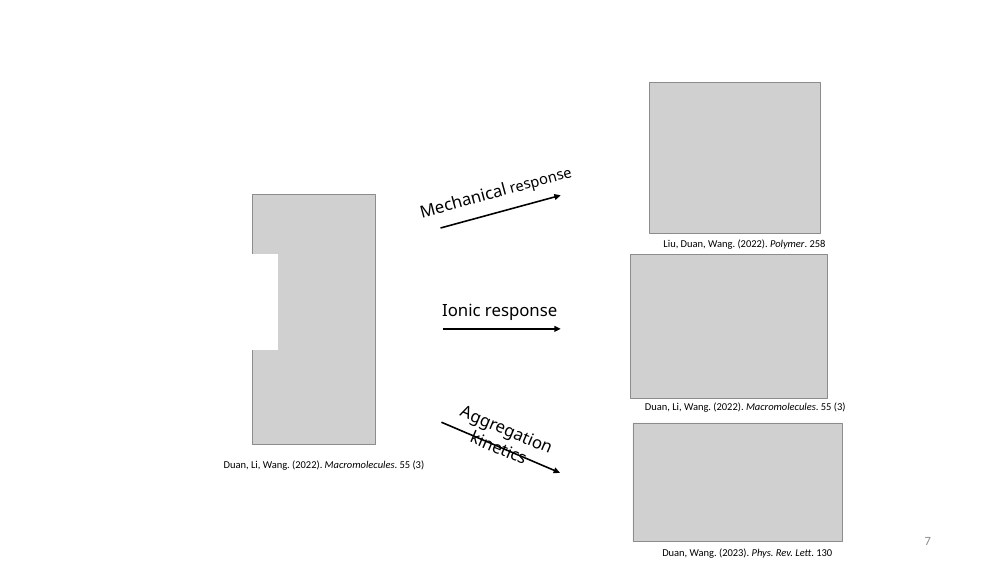
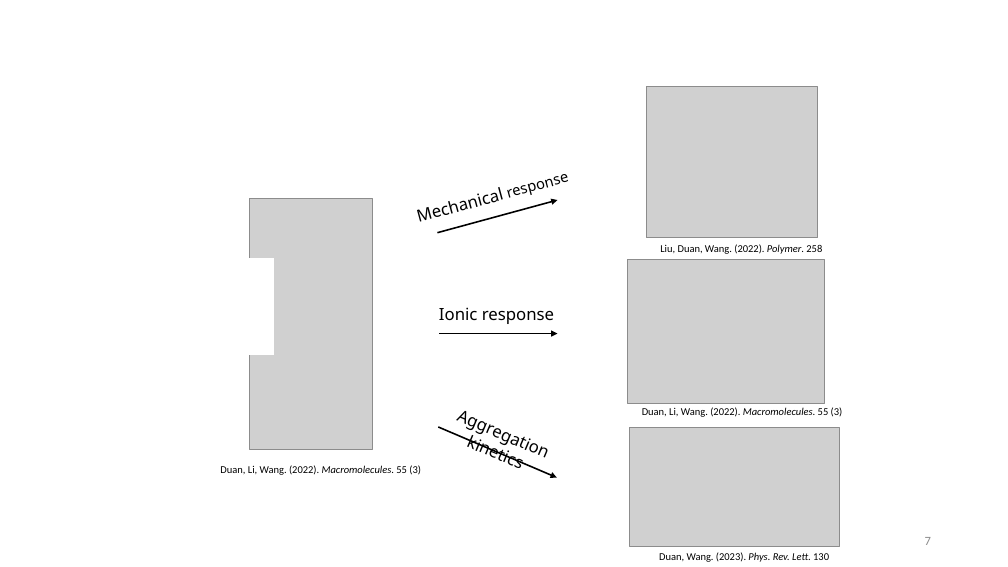
Before and after one commit to tyokokur/presentations, a slide deck: slide 7 of 20230427 CBE Student Colloquium.pptx. Drawn at 1008x567 pixels with LibreOffice and Linux fonts; fonts in the diff are those of the drawing; grey boxes stand for pictures; background and template pictures are left out. Boxes give left, top, right and bottom in pixels: in the first picture for what was removed or moved away, otherwise in the second. Text is boxed around its words. In the diff, an @@ line names an element or a change of style, - is before the commit and + after.

```diff
--- a/20230427 CBE Student Colloquium.pptx
+++ b/20230427 CBE Student Colloquium.pptx
@@ 7 texts, 4 pictures, 3 arrows, 1 rectangle: place and size @@
-7 texts, 4 pictures, 3 arrows, 1 rectangle at (224,82,846,558)
+7 texts, 4 pictures, 3 arrows, 1 rectangle at (220,87,843,562)
```
Also in this commit, not shown: 4 other slides changed.
